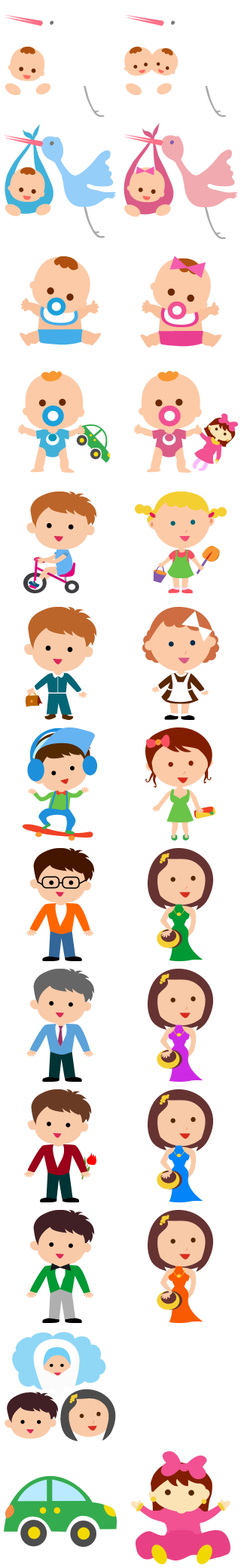
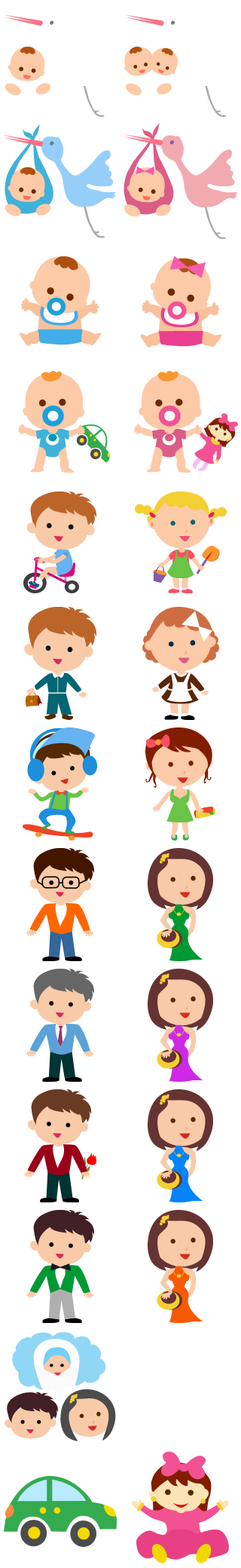
Revision of a layered 241 × 1568 image; what changed, layer by layer:
painted on "Слой 22" over [130, 1451, 231, 1565]
